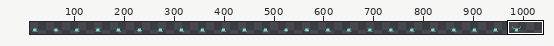
File history of a sprite sheet, Mayday.Game/Content/Images/Bodies_1.png. The picture above shows the old version from afar; the outline marks the close-up.
Close-up. As it was:
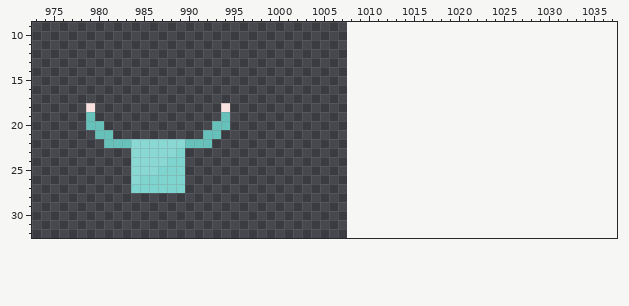
The file is 1008x33 pixels. Shown: x 973..1037, y 9..32. The old version is drawn lined up with the new one, on the new canvas. The wide view leaves out empty margins. The commit also changed other parts of the picture, which this record leaves out.
The same view after the edit:
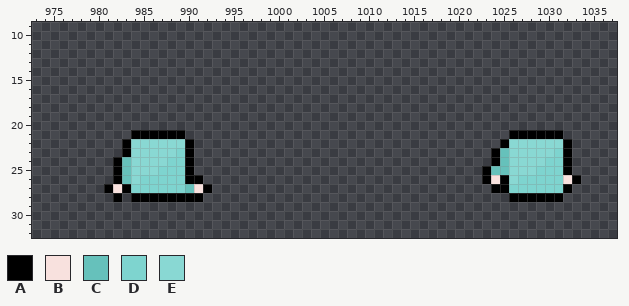
Palette (. is transparent): A #000000  B #f8e1de  C #66c1bb  D #7ed4cf  E #89d8d3
Difference:
canvas 1008x33 -> 1050x33
y 18: x 979 B -> .; x 994 B -> .
y 19: x 979 C -> .; x 994 C -> .
y 20: x 979..980 CC -> ..; x 993..994 CC -> ..
y 21: x 980..981 CC -> ..; x 984..989 ...... -> AAAAAA; x 992..993 CC -> ..; x 1026..1031 ...... -> AAAAAA
y 22: x 981..983 CCC -> ..A; x 990..992 CCC -> A..; x 1025..1032 ........ -> AEEEEEEA
y 23: x 983 . -> A; x 990 . -> A; x 1024..1032 ......... -> ACEEEEEDA
y 24: x 982..983 .. -> AC; x 990 . -> A; x 1024..1032 ......... -> ACEEEEDDA
y 25: x 982..983 .. -> AC; x 990 . -> A; x 1023..1032 .......... -> ACCEEEDDDA
y 26: x 982..983 .. -> AC; x 990..991 .. -> AA; x 1023..1033 ........... -> ABAEDDDDDBA
y 27: x 981..983 ... -> ABA; x 990..992 ... -> CBA; x 1024..1032 ......... -> AADDDDDDA
y 28: x 982 . -> A; x 984..991 ........ -> AAAAAAAA; x 1026..1031 ...... -> AAAAAA
Where, in picture pixels (left, top, right, bottom), the same in both close-ups:
changed: (86, 103, 230, 202)
added: (482, 130, 581, 202)
